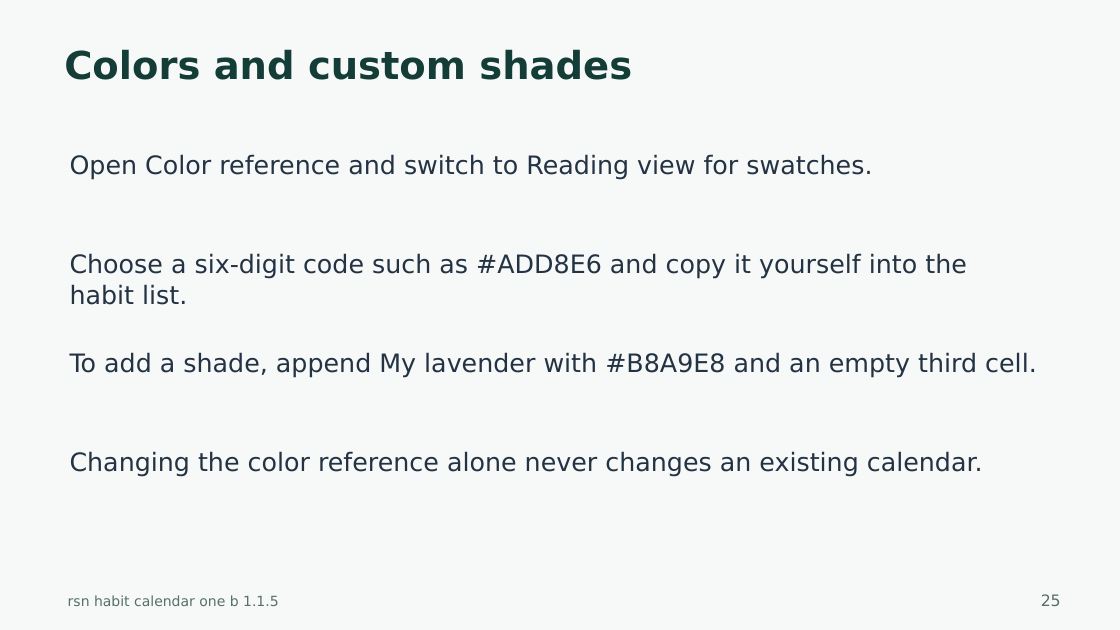
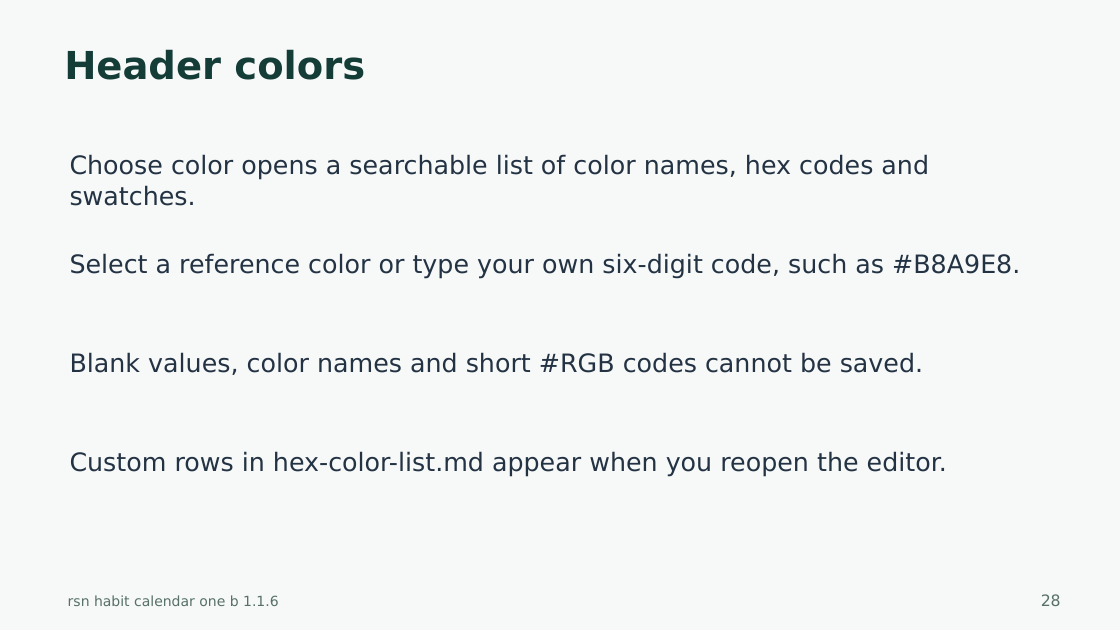
Before and after one commit to harharhari/rsn-habit-tracker-obsidian-plugin, a slide deck: slide 28 of docs/rsn-habit-calendar-one-b-tutorial.pptx (slide 25 before the commit). Drawn at 1120x630 pixels with LibreOffice and Linux fonts; fonts in the diff are those of the drawing. Boxes give left, top, right and bottom in pixels: in the first picture for what was removed or moved away, otherwise in the second. Text is boxed around its words. In the diff, an @@ line names an element or a change of style, - is before the commit and + after.

Commit message:
1. simplification of plugin 2. habit trackerversion 1.1.6 3. as on 2026-10-24

```diff
--- a/docs/rsn-habit-calendar-one-b-tutorial.pptx
+++ b/docs/rsn-habit-calendar-one-b-tutorial.pptx
@@ text at (x1=64, y1=49, x2=365, y2=80): text changed @@
-Colors and custom shades
+Header colors
@@ text at (x1=70, y1=154, x2=929, y2=206): text changed @@
-Open Color reference and switch to Reading view for swatches.
+Choose color opens a searchable list of color names, hex codes and swatches.
@@ text at (x1=70, y1=253, x2=1020, y2=279): text changed @@
-Choose a six-digit code such as #ADD8E6 and copy it yourself into the habit list.
+Select a reference color or type your own six-digit code, such as #B8A9E8.
@@ text at (x1=70, y1=352, x2=923, y2=375): text changed @@
-To add a shade, append My lavender with #B8A9E8 and an empty third cell.
+Blank values, color names and short #RGB codes cannot be saved.
@@ text at (x1=70, y1=451, x2=947, y2=477): text changed @@
-Changing the color reference alone never changes an existing calendar.
+Custom rows in hex-color-list.md appear when you reopen the editor.
@@ text at (x1=68, y1=595, x2=279, y2=606): text changed @@
-rsn habit calendar one b 1.1.5
+rsn habit calendar one b 1.1.6
@@ text at (x1=1041, y1=594, x2=1061, y2=606): text changed @@
-25
+28
```
Also in this commit, not shown: 40 other slides changed, 3 slides added, 40 other files.
